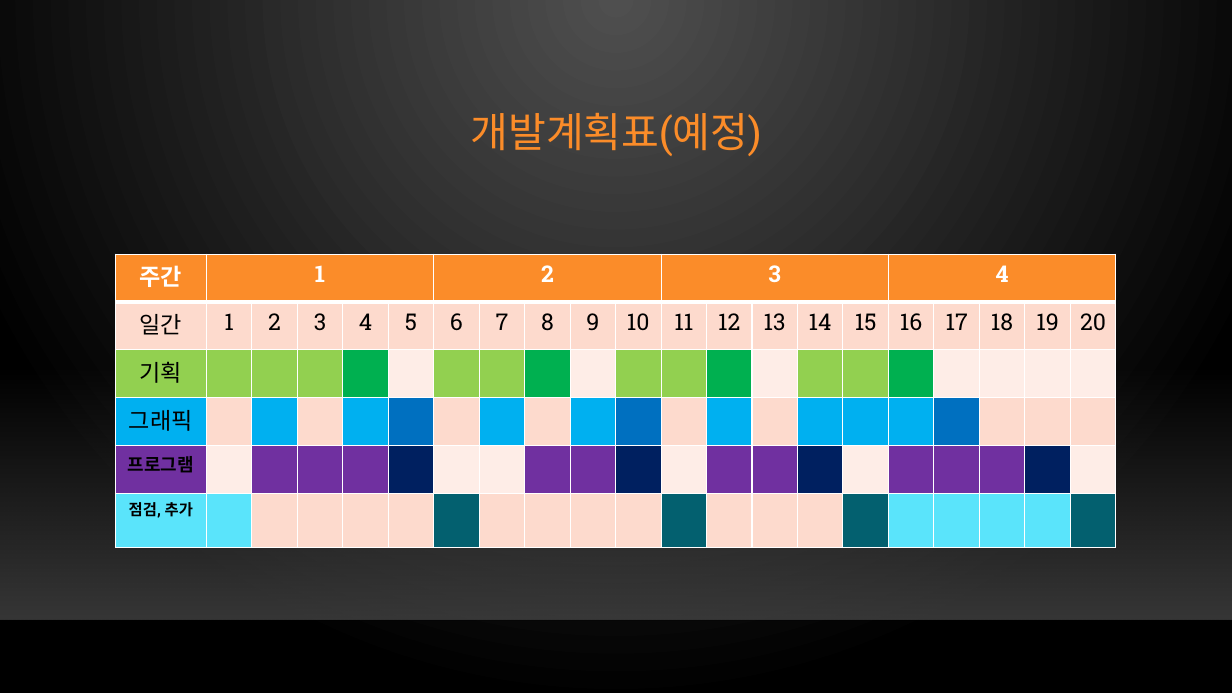
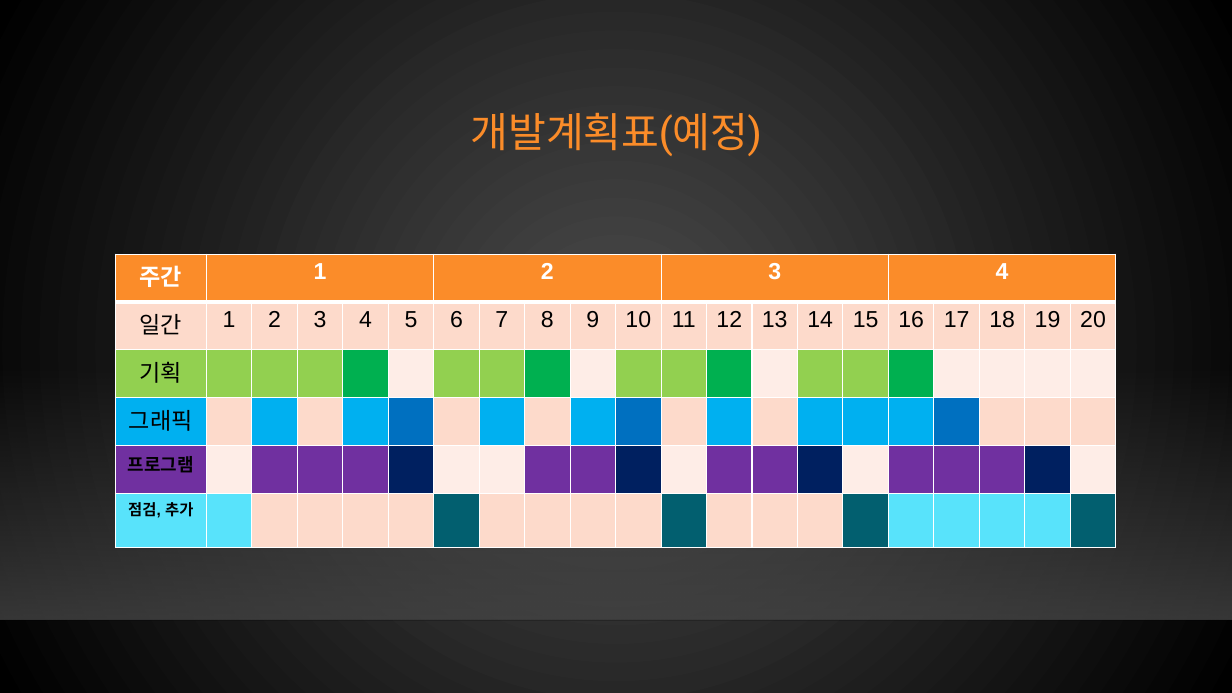
Before and after one commit to xqiwipx/first_project, a slide deck: slide 14 of Kims_project.pptx. Drawn at 1232x693 pixels with LibreOffice and Linux fonts; fonts in the diff are those of the drawing; background and template pictures are left out. Boxes give left, top, right and bottom in pixels: in the first picture for what was removed or moved away, otherwise in the second. Text is boxed around its words. In the diff, an @@ line names an element or a change of style, - is before the commit and + after.

```diff
--- a/Kims_project.pptx
+++ b/Kims_project.pptx
@@ background gradient #505050 to #000000 to gradient #4B4B4B to #000000 @@
@@ table at <box>116,254,1112,557</box> @@
@@ fill #FDDACD to #FDDACB in 41 cells @@
@@ fill #FEEEE8 to #FEEDE7 in 13 cells @@
@@ fill #5AE4FB to #58E3FB in 6 cells @@
@@ fill #03606F to #025F6F in 4 cells @@
@@ font Roboto Slab to Arial @@
```
Also in this commit, not shown: 28 other slides changed.
